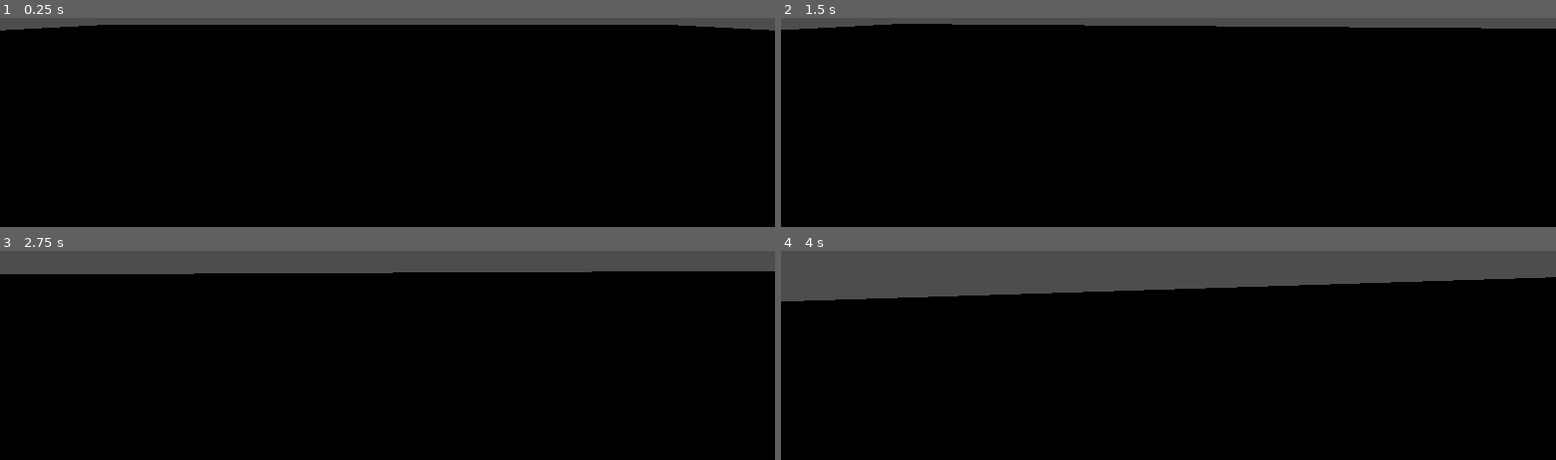
Above: before the commit, frames 1-4 (two rows, left to right).
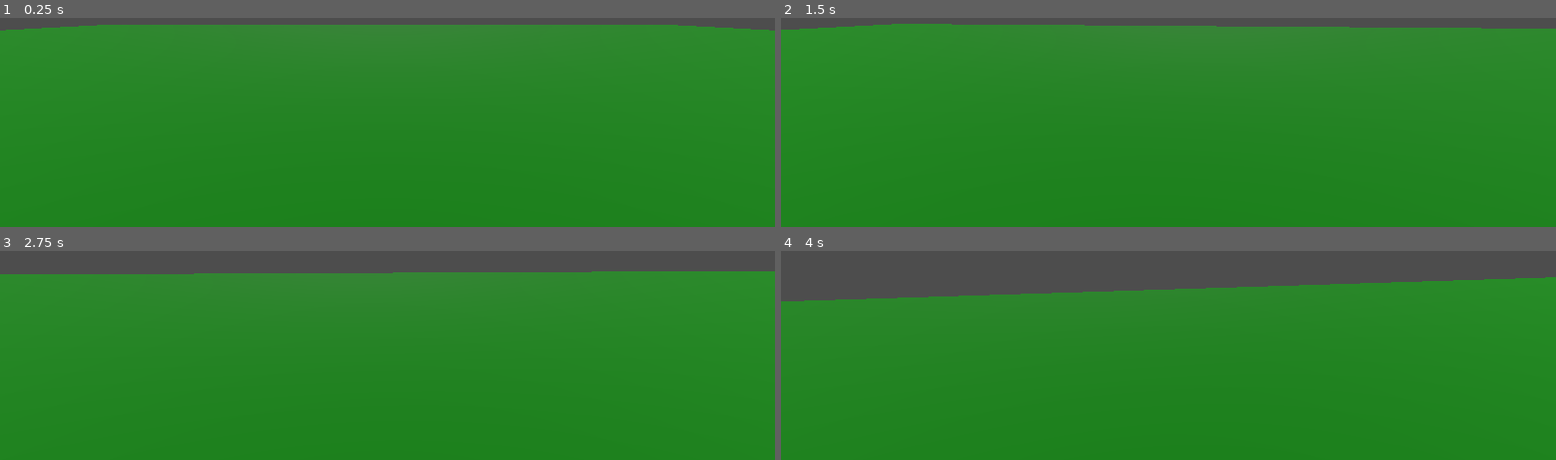
Above: after the commit, the same moments.

Repository: Money-Factory/Untitled-Golf-Game
Game: Godot game, scene res://main.tscn
The game is run twice, just before and just after one commit, with the same random seed, the same clock (stepped at 60 frames per second) and the same inputs.
Inputs (mouse positions are in pixels of both pictures, inside the frame that each line leads up to):
- Up to frame 1 (0.25 s): no input
- Up to frame 2 (1.5 s): tap Enter (ui_accept) at 0.5, 0.77 s; move the mouse to (outside the picture) at 0.52 s; hold W (forward) from 0.53 s (still down); move the mouse to (outside the picture) at 1.27 s
- Up to frame 3 (2.75 s): keep holding W (forward); tap Enter (ui_accept) at 1.52 s; move the mouse to (outside the picture) at 2.02 s
- Up to frame 4 (4 s): keep holding W (forward); tap Enter (ui_accept) at 2.75, 3.02, 3.5, 3.77 s; move the mouse to (outside the picture) at 2.77 s; move the mouse to (outside the picture) at 3.52 s

The runs differ from the first frame. In frame 1, 96% of the frame differs, in the area x 0-100%, y 3-100%; in frame 2, 96%; in frame 3, 90%; in frame 4, 82%.

Commit message:
changed ground to green, added light, added golfball

Diff:
--- a/main.tscn
+++ b/main.tscn
@@ -1,12 +1,17 @@
-[gd_scene load_steps=5 format=3 uid="uid://sbm1oyear8qo"]
+[gd_scene load_steps=7 format=3 uid="uid://sbm1oyear8qo"]
 
 [ext_resource type="Script" path="res://main.gd" id="1_0syko"]
 [ext_resource type="PackedScene" uid="uid://d2kgac3f7dwfo" path="res://player.tscn" id="1_m705o"]
+[ext_resource type="PackedScene" uid="uid://c4pgq5hsanolt" path="res://base_golf_ball.tscn" id="3_tr7ho"]
 
 [sub_resource type="BoxShape3D" id="BoxShape3D_81oem"]
 size = Vector3(60, 2, 60)
 
+[sub_resource type="StandardMaterial3D" id="StandardMaterial3D_j5o0c"]
+albedo_color = Color(0, 0.54902, 0, 1)
+
 [sub_resource type="BoxMesh" id="BoxMesh_2sx77"]
+material = SubResource("StandardMaterial3D_j5o0c")
 size = Vector3(60, 2, 60)
 
 [node name="Main" type="Node3D"]
@@ -22,3 +27,10 @@
 mesh = SubResource("BoxMesh_2sx77")
 
 [node name="Player" parent="." instance=ExtResource("1_m705o")]
+
+[node name="BaseGolfBall" parent="." instance=ExtResource("3_tr7ho")]
+transform = Transform3D(0.042, 0, 0, 0, 0.042, 0, 0, 0, 0.042, 0, 0.0235657, 0.671838)
+
+[node name="DirectionalLight3D" type="DirectionalLight3D" parent="."]
+transform = Transform3D(1, 0, 0, 0, -0.631258, 0.775573, 0, -0.775573, -0.631258, 0, 7.19724, 0)
+shadow_enabled = true
